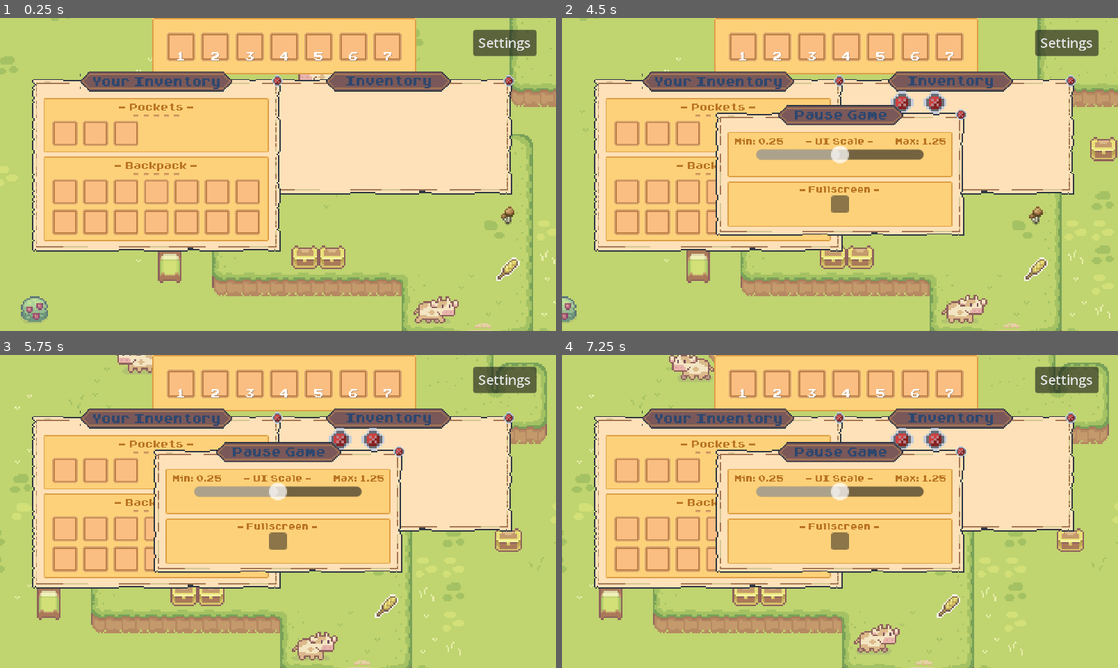
Above: before the commit, frames 1-4 (two rows, left to right).
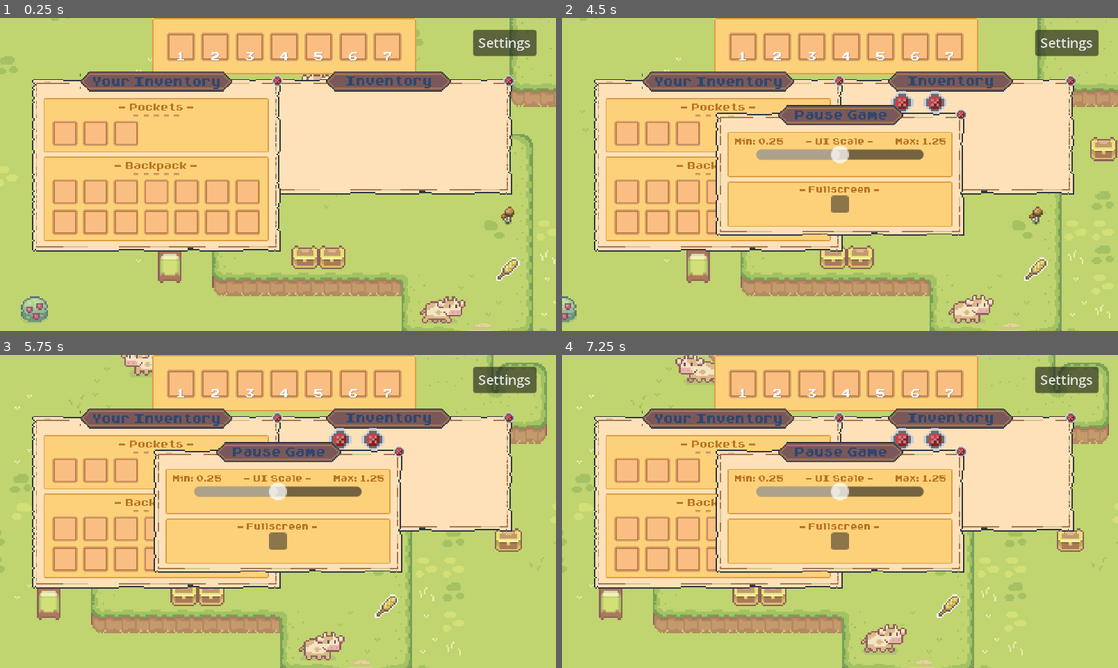
Above: after the commit, the same moments.

Repository: kawaiibats/tacobat
Game: Godot game, scene res://scenes/master.tscn
Same seed, same stepped clock (60 frames per second), same inputs: the game is played once before the commit and once after it. Sound files missing from this copy of the repository are replaced by a short silence.
Inputs (mouse positions are in pixels of both pictures, inside the frame that each line leads up to):
- Up to frame 1 (0.25 s): no input
- Up to frame 2 (4.5 s): drag from (595, 309) to (840, 174) at 0.52 s; click "Settings" at 1.25 s; click (901, 102) at 2 s; click (934, 46) at 2.75 s; drag from (745, 46) to (840, 174) at 3.52 s; tap Enter at 4.25 s; move the mouse to (778, 46) at 4.27 s; press the mouse at (778, 46) at 4.28 s; hold D (right) from 4.28 s (still down)
- Up to frame 3 (5.75 s): release D (right) at 5 s; release the mouse at (216, 383) at 5 s; drag from (250, 383) to (278, 511) at 5.02 s
- Up to frame 4 (7.25 s): tap Space at 5.75 s; drag from (845, 383) to (745, 592) at 5.77 s; tap Enter at 6.5 s; drag from (878, 383) to (745, 592) at 6.52 s

The runs differ from the first frame. In frame 1, 0.5% of the frame differs, in the area x 53-84%, y 18-98%; in frame 2, 0.5%; in frame 3, 0.7%; in frame 4, 0.9%, in the area x 19-62%, y 0-96%.

Commit message:
cow positions snap

Diff:
--- a/levels/devisland.tscn
+++ b/levels/devisland.tscn
@@ -1311,13 +1311,13 @@
 stoneCount = 2
 
 [node name="Cow1" parent="." instance=ExtResource("10_0q86j")]
-position = Vector2(5, 69)
+position = Vector2(9, 75)
 
 [node name="Cow2" parent="." instance=ExtResource("10_0q86j")]
-position = Vector2(85, 38)
+position = Vector2(89, 43)
 
 [node name="Cow3" parent="." instance=ExtResource("10_0q86j")]
-position = Vector2(21, -91)
+position = Vector2(25, -85)
 
 [node name="Chest" parent="." instance=ExtResource("11_u610i")]
 position = Vector2(9, 6)
